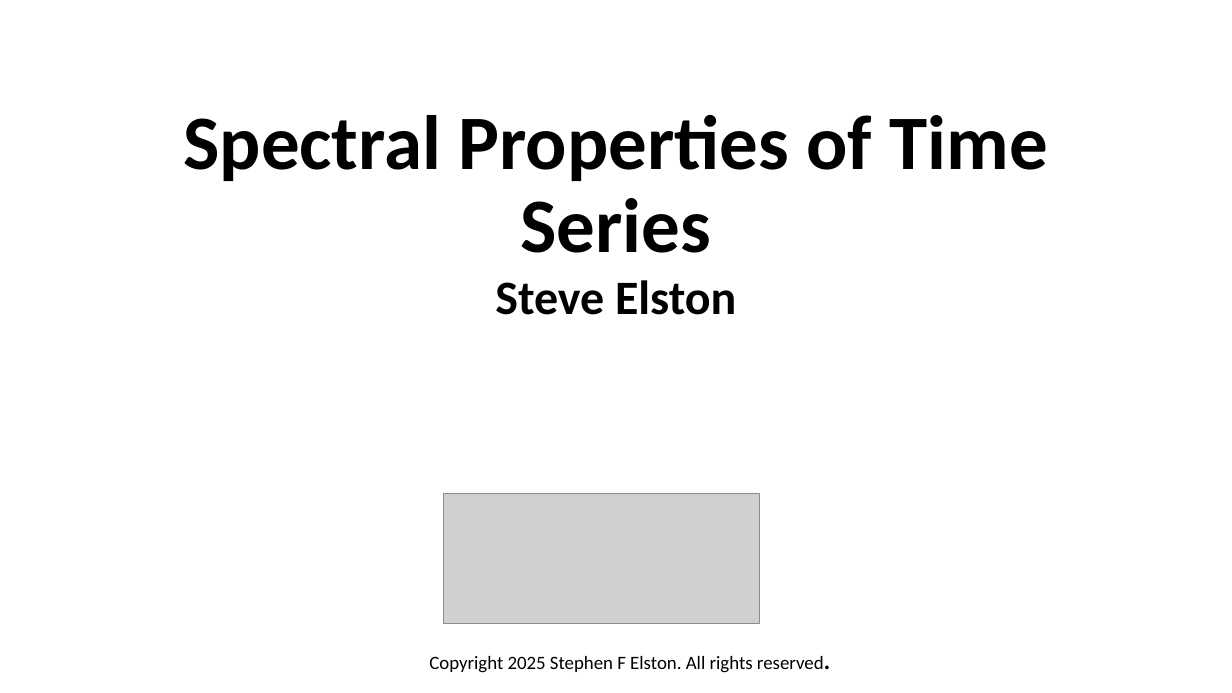
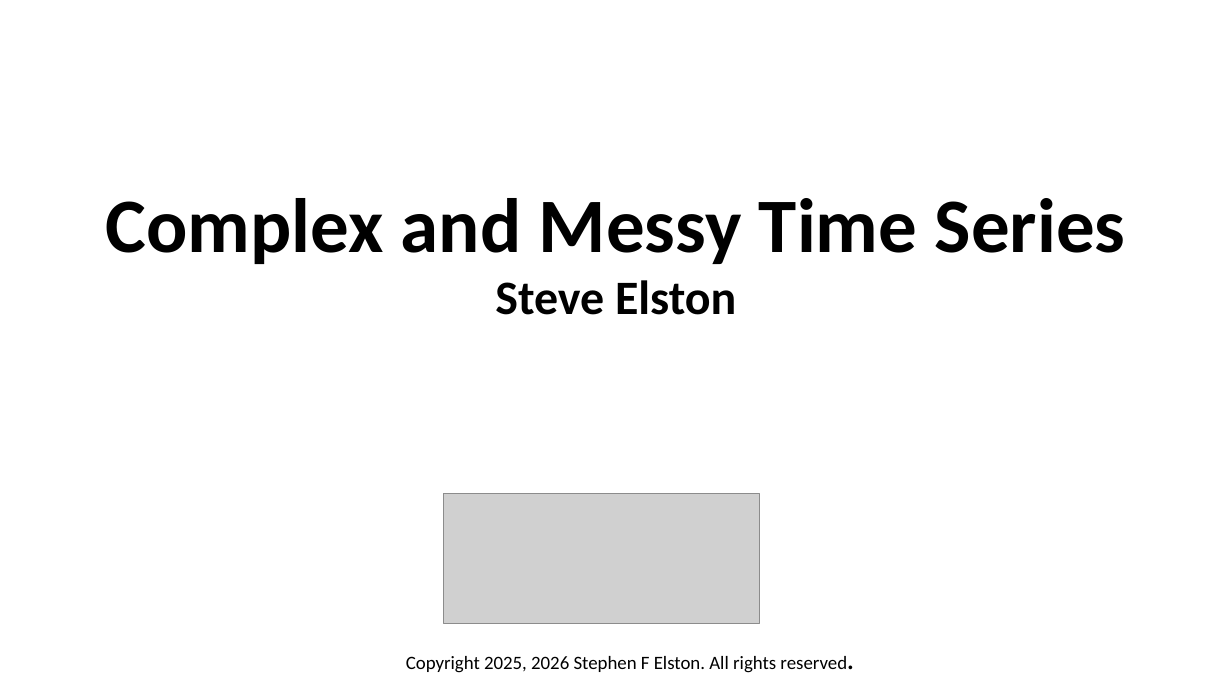
Before and after one commit to StephenElston/CSCI-E-83, a slide deck: slide 1 of LectureSlides/14_ComplexTimeSeries.pptx. Drawn at 1232x693 pixels with LibreOffice and Linux fonts; fonts in the diff are those of the drawing; grey boxes stand for pictures. Boxes give left, top, right and bottom in pixels: in the first picture for what was removed or moved away, otherwise in the second. Text is boxed around its words. In the diff, an @@ line names an element or a change of style, - is before the commit and + after.

```diff
--- a/LectureSlides/14_ComplexTimeSeries.pptx
+++ b/LectureSlides/14_ComplexTimeSeries.pptx
@@ title at [106,198,1126,264]: text changed @@
-Spectral Properties of Time Series
+Complex and Messy Time Series
@@ text at [406,656,847,673]: text changed @@
-Copyright 2025 Stephen F Elston. All rights reserved.
+Copyright 2025, 2026 Stephen F Elston. All rights reserved.
```
Also in this commit, not shown: 7 other slides changed.
